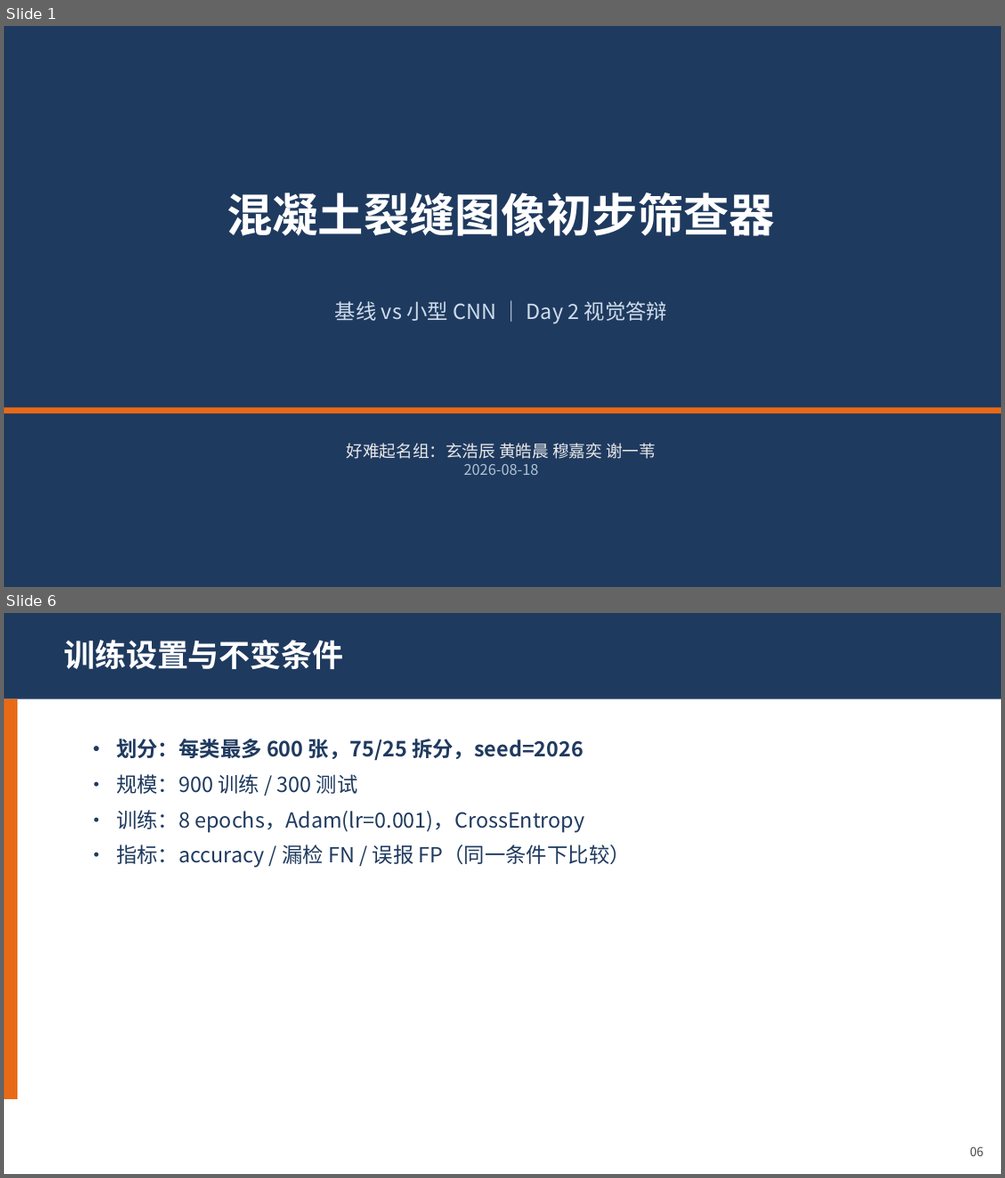
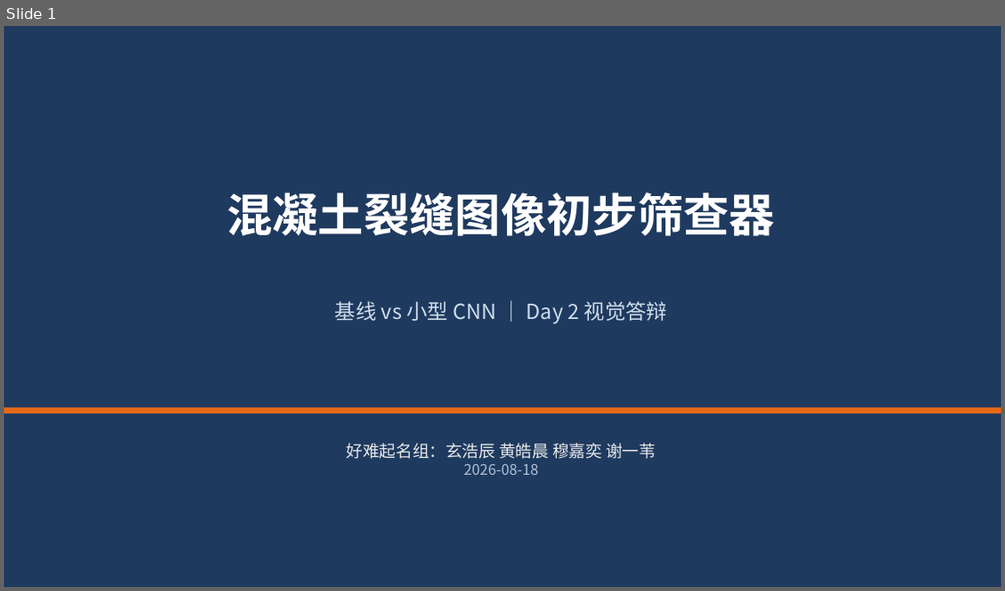
Before and after one commit to tissuefish/ai-camp-2026-d2-xuanhaochen-u202410766, a slide deck: presentation.pptx. Shown one above the other, each under a label of ours: slides 1 and 6 before the commit, slide 1 after it; the slides between them are not shown. The pictures are 1005x1178 and 1005x591 pixels, drawn with LibreOffice and Linux fonts; fonts in the diff are those of the drawing. Boxes give left, top, right and bottom in pixels: in the first picture for what was removed or moved away, otherwise in the second. Text is boxed around its words. In the diff, an @@ line names an element or a change of style, - is before the commit and + after.

```diff
--- a/presentation.pptx
+++ b/presentation.pptx
@@ slide 6 removed at bbox=[4, 613, 1001, 1174], background #FFFFFF @@
@@ rectangle removed at bbox=[4, 613, 1001, 699] @@
@@ text removed at bbox=[64, 640, 344, 669] @@
-训练设置与不变条件
@@ rectangle removed at bbox=[4, 699, 17, 1099] @@
@@ text removed at bbox=[116, 738, 631, 868] @@
-• 划分：每类最多 600 张，75/25 拆分，seed=2026
-• 规模：900 训练 / 300 测试
-• 训练：8 epochs，Adam(lr=0.001)，CrossEntropy
-• 指标：accuracy / 漏检 FN / 误报 FP（同一条件下比较）
@@ text removed at bbox=[970, 1146, 984, 1156] @@
-06
```
Also in this commit, not shown: 4 slides changed, 5 other slides removed.
